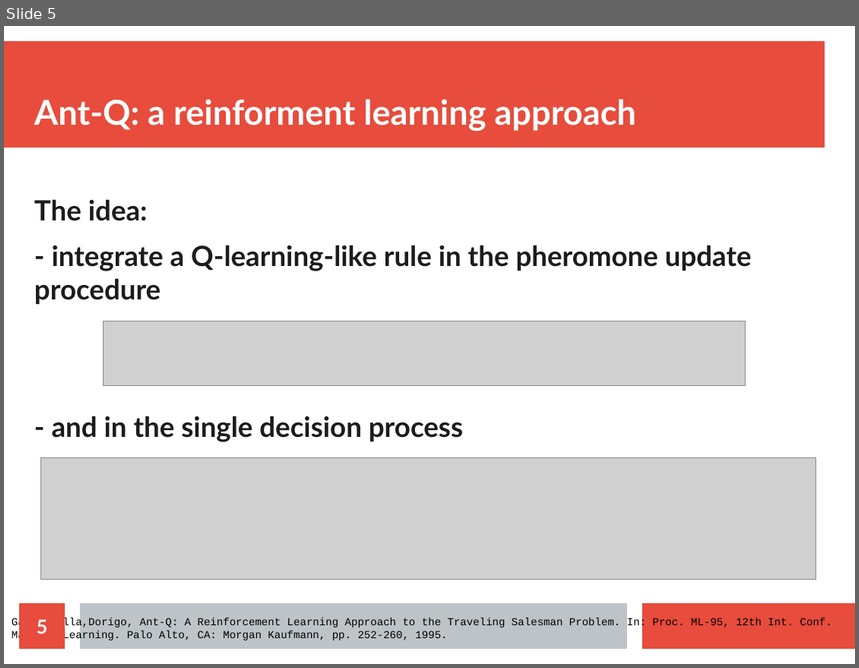
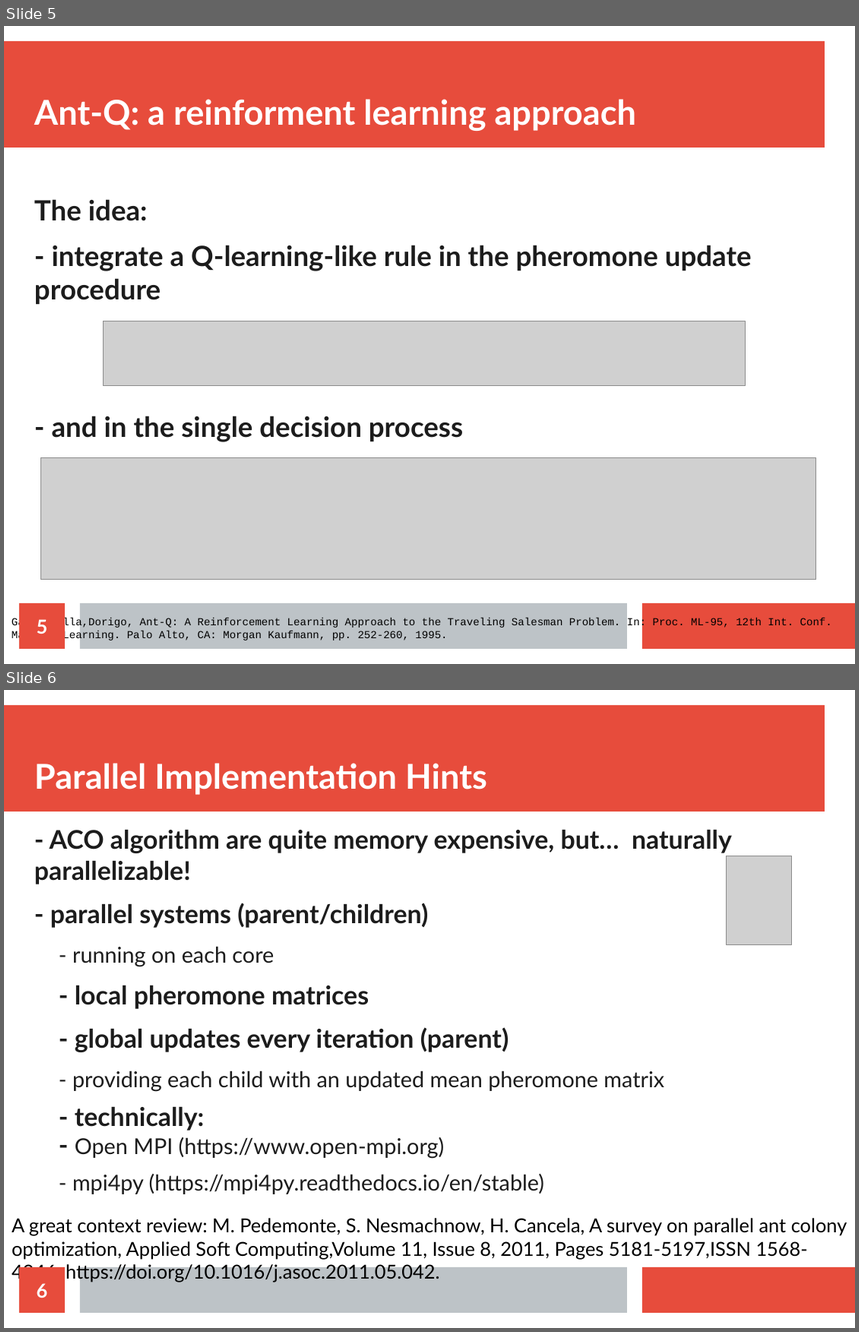
Before and after one commit to DBertazioli/Ant-Q-KGA, a slide deck: slides/bozza_slides.odp. Shown one above the other, each under a label of ours: slide 5 before the commit, slides 5 and 6 after it. The pictures are 859x668 and 859x1332 pixels, drawn with LibreOffice and Linux fonts; fonts in the diff are those of the drawing; grey boxes stand for pictures. Boxes give left, top, right and bottom in pixels: in the first picture for what was removed or moved away, otherwise in the second. Text is boxed around its words. In the diff, an @@ line names an element or a change of style, - is before the commit and + after.

```diff
--- a/slides/bozza_slides.odp
+++ b/slides/bozza_slides.odp
@@ slide 6 added at box(4, 690, 855, 1328), background #FFFFFF; not listed: 3 template elements that a slide beside it also shows @@
@@ title added at box(34, 763, 487, 795), 32 pt, text #FFFFFF, bold @@
+Parallel Implementation Hints
@@ text added at box(34, 830, 732, 1195), 24.1 pt, text #1C1C1C, bold @@
+- ACO algorithm are quite memory expensive, but… naturally parallelizable!
+- parallel systems (parent/children)
+  - running on each core
+- local pheromone matrices
+- global updates every iteration (parent)
+  - providing each child with an updated mean pheromone matrix
+- technically:
+  - Open MPI (https://www.open-mpi.org)
+  - mpi4py (https://mpi4py.readthedocs.io/en/stable)
@@ picture added at box(727, 856, 792, 945) @@
@@ text added at box(12, 1218, 848, 1283), 18 pt, text #000000 @@
+A great context review: M. Pedemonte, S. Nesmachnow, H. Cancela, A survey on parallel ant colony optimization, Applied Soft Computing,Volume 11, Issue 8, 2011, Pages 5181-5197,ISSN 1568-4946, https://doi.org/10.1016/j.asoc.2011.05.042.
@@ page number added at box(19, 1268, 65, 1313), fill #E74C3C, 18 pt, text #FFFFFF, bold @@
+6
```
Also in this commit, not shown: 1 other file.
